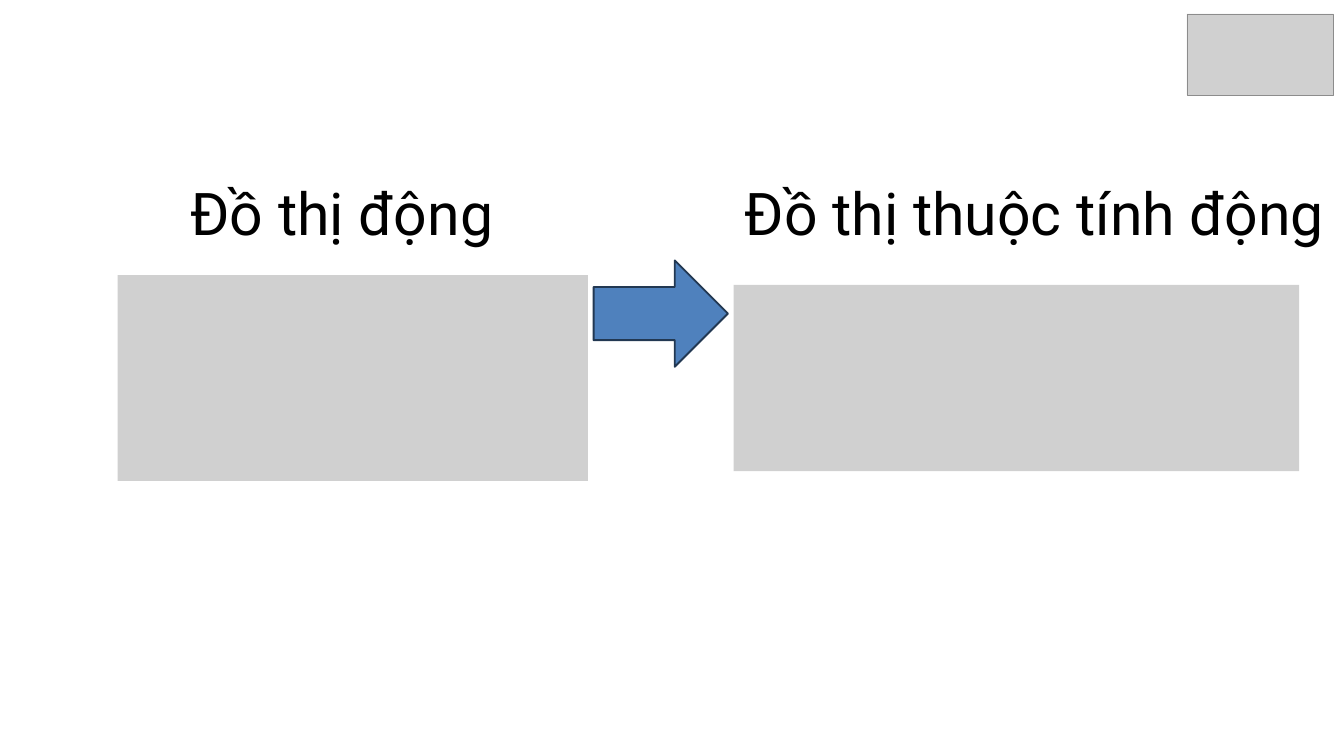
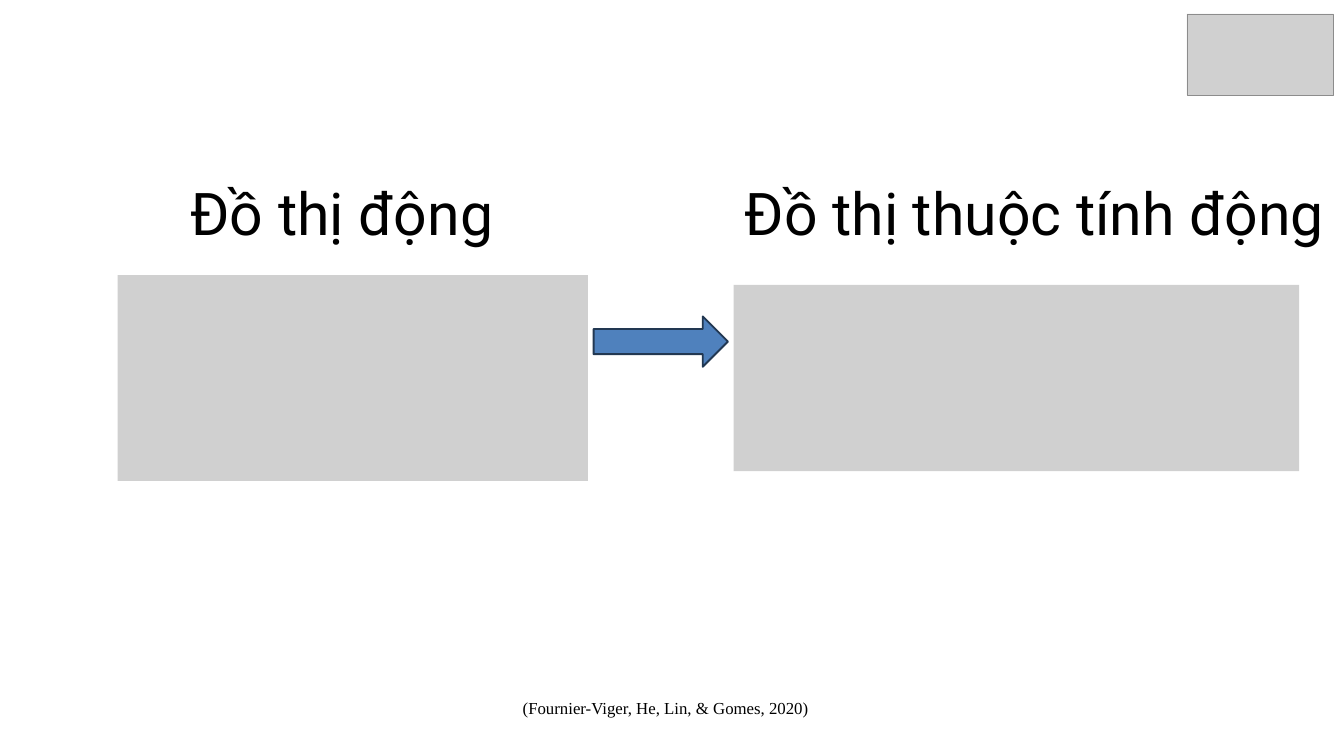
Before and after one commit to OhJiKang/Final-Project-Technology, a slide deck: slide 14 of Docs/PPT.pptx. Drawn at 1344x756 pixels with LibreOffice and Linux fonts; fonts in the diff are those of the drawing; grey boxes stand for pictures. Boxes give left, top, right and bottom in pixels: in the first picture for what was removed or moved away, otherwise in the second. Text is boxed around its words. In the diff, an @@ line names an element or a change of style, - is before the commit and + after.

```diff
--- a/Docs/PPT.pptx
+++ b/Docs/PPT.pptx
@@ right arrow: place and size @@
-right arrow at bbox=[593, 261, 728, 367]
+right arrow at bbox=[593, 317, 728, 367]
@@ text added at bbox=[523, 702, 808, 718], 18 pt, text #000000 @@
+(Fournier-Viger, He, Lin, & Gomes, 2020)
```
Also in this commit, not shown: 9 other slides changed, 2 other files.
